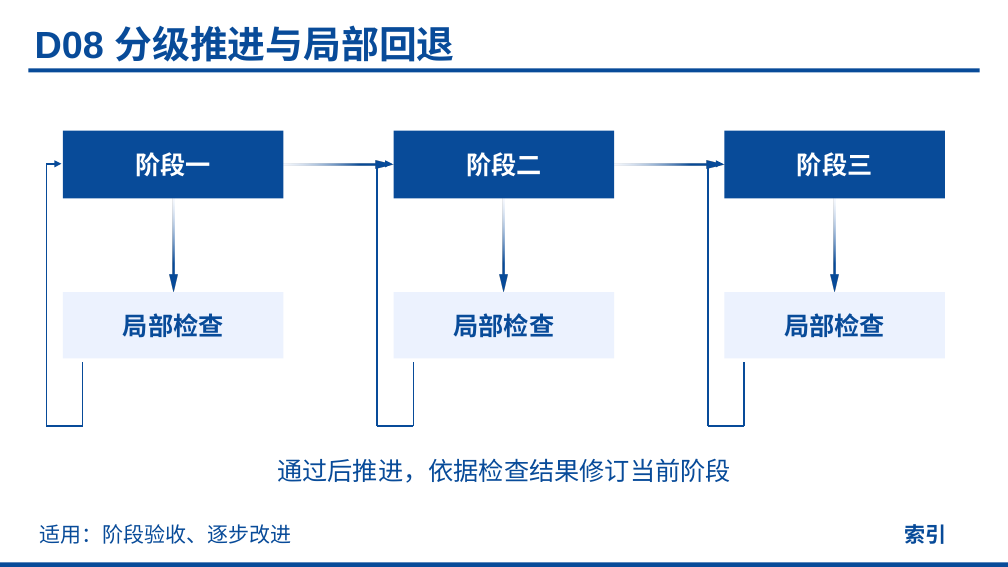
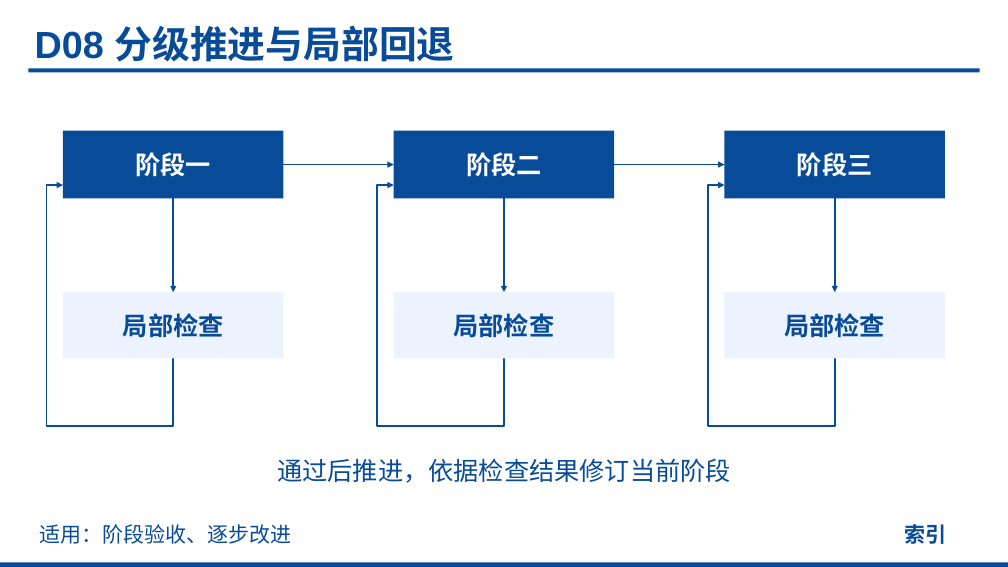
Before and after one commit to realihang/academic-ppt-skill, a slide deck: slide 42 of assets/element-reference.pptx. Drawn at 1008x567 pixels with LibreOffice and Linux fonts; fonts in the diff are those of the drawing. Boxes give left, top, right and bottom in pixels: in the first picture for what was removed or moved away, otherwise in the second. Text is boxed around its words. In the diff, an @@ line names an element or a change of style, - is before the commit and + after.

```diff
--- a/assets/element-reference.pptx
+++ b/assets/element-reference.pptx
@@ group removed at <box>46,160,839,426</box>: 6 lines, 5 right arrows, 3 arrows @@
@@ group added at <box>46,165,835,426</box>: 5 arrows, 3 freeform shapes @@
```
Also in this commit, not shown: 25 other slides changed, 9 other files.
